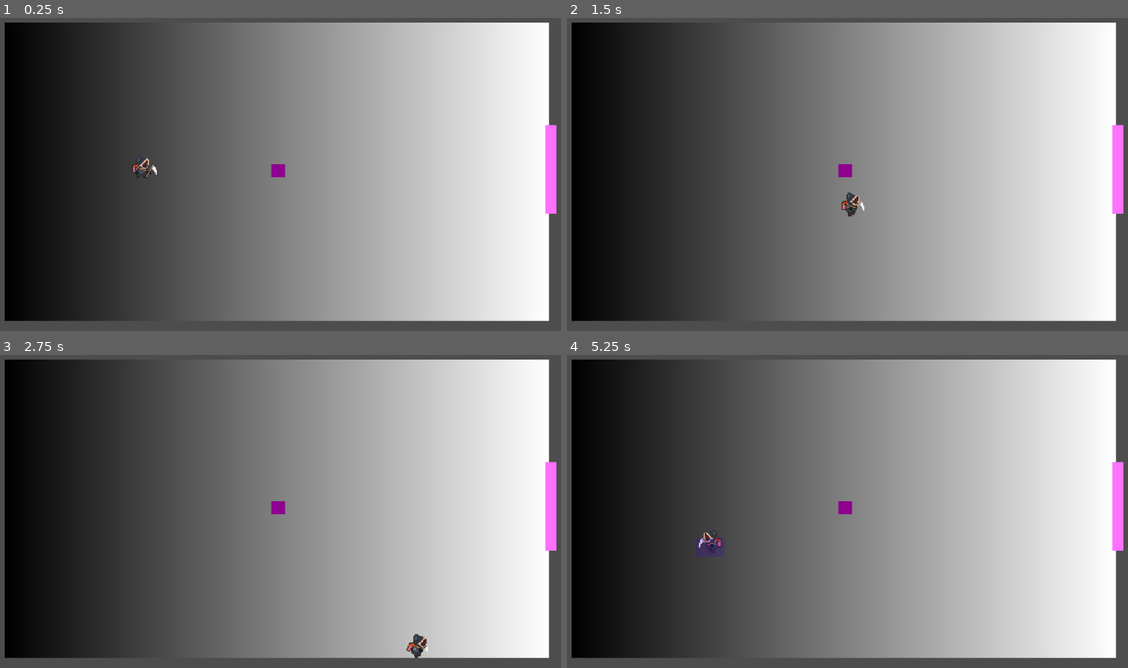
Above: before the commit, frames 1-4 (two rows, left to right).
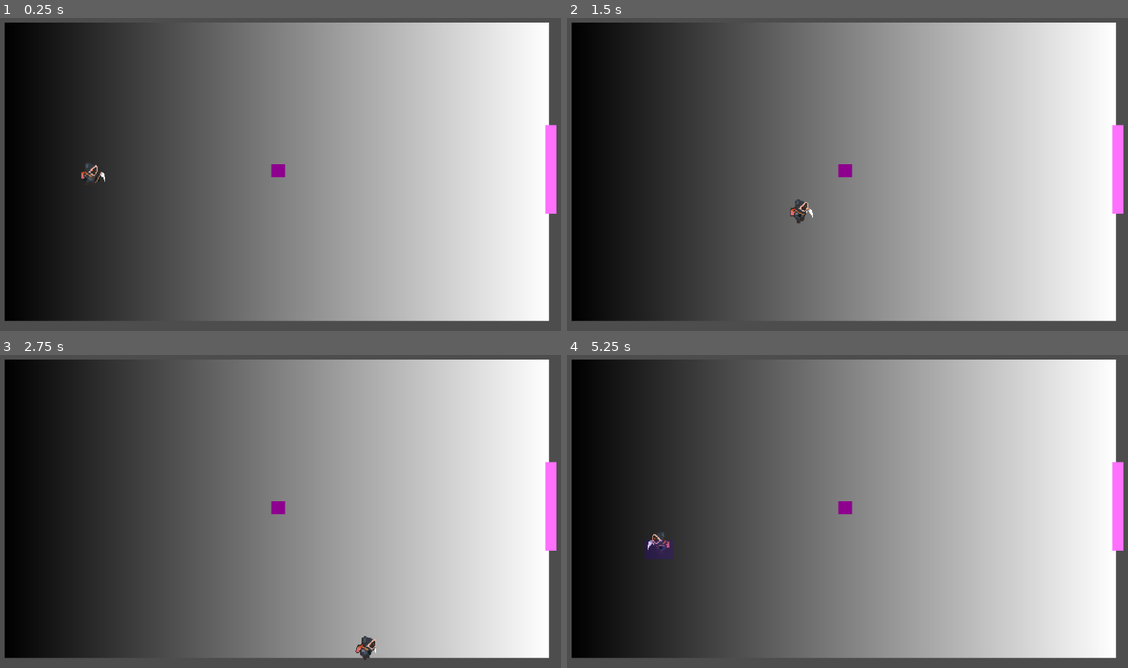
Above: after the commit, the same moments.

Repository: mabanana/MagicPE
Game: Godot game, scene res://Scenes/GameScenes/Test1.tscn
The game is run twice, just before and just after one commit, with the same random seed, the same clock (stepped at 60 frames per second) and the same inputs.
Inputs (mouse positions are in pixels of both pictures, inside the frame that each line leads up to):
- Up to frame 1 (0.25 s): no input
- Up to frame 2 (1.5 s): tap Enter (ui_accept) at 0.5, 0.77 s; move the mouse to (976, 152) at 0.52 s; press the mouse at (976, 152) at 0.53 s; hold Right (ui_right) 0.53-1.28 s; move the mouse to (724, 187) at 1.27 s; release the mouse at (724, 187) at 1.28 s; hold Down (ui_down) from 1.28 s (still down); right-click (724, 187) at 1.35 s
- Up to frame 3 (2.75 s): tap Enter (ui_accept) at 1.52 s; move the mouse to (336, 433) at 2.02 s; release Down (ui_down) at 2.03 s; press the mouse at (336, 433) at 2.03 s; hold Right (ui_right) from 2.03 s (still down)
- Up to frame 4 (5.25 s): move the mouse to (813, 574) at 2.77 s; release Right (ui_right) at 2.78 s; release the mouse at (813, 574) at 2.78 s; hold Up (ui_up) 2.78-3.53 s; right-click (813, 574) at 2.85 s; tap Enter (ui_accept) at 3.02, 3.77, 4.52 s; move the mouse to (1027, 558) at 3.52 s; press the mouse at (1027, 558) at 3.53 s; hold Left (ui_left) 3.53-5.03 s; move the mouse to (662, 455) at 4.27 s; release the mouse at (662, 455) at 4.28 s; right-click (662, 455) at 4.35 s; move the mouse to (875, 508) at 5.02 s; press the mouse at (875, 508) at 5.03 s; hold Down (ui_down) from 5.03 s (still down)

The runs differ from the first frame. In frame 1, 0.2% of the frame differs, in the area x 14-28%, y 44-53%; in frame 2, 0.4%; in frame 3, 0.4%; in frame 4, 0.6%, in the area x 13-28%, y 56-66%.

Commit message:
Add player spawn to test1

Diff:
--- a/Scenes/Entities/BackpackMan.tscn
+++ b/Scenes/Entities/BackpackMan.tscn
@@ -1,22 +1,15 @@
-[gd_scene load_steps=8 format=3 uid="uid://8ejq0yncv5il"]
+[gd_scene load_steps=4 format=3 uid="uid://8ejq0yncv5il"]
 
 [ext_resource type="Script" path="res://Scripts/Defaults/PlayerEnitity.gd" id="1_ua6g4"]
 [ext_resource type="Texture2D" uid="uid://p8oangltkhq6" path="res://Assets/Sprites/reaper-player-idle-Sheet.png" id="2_hbupl"]
-[ext_resource type="PackedScene" uid="uid://d0feahrh5khsl" path="res://Scenes/Components/soccer_state_machine.tscn" id="3_45bf4"]
-[ext_resource type="PackedScene" uid="uid://c05my18mguoq8" path="res://Scenes/Components/backpack_man_animation_tree.tscn" id="4_s2knk"]
-[ext_resource type="PackedScene" uid="uid://dywh1r04mpf0h" path="res://Scenes/Components/soccer_component.tscn" id="5_wg0rc"]
-[ext_resource type="PackedScene" uid="uid://dy8wxelhw7hmu" path="res://Scenes/Components/trickster_component.tscn" id="6_quygy"]
 
 [sub_resource type="RectangleShape2D" id="RectangleShape2D_dh0tf"]
 size = Vector2(22, 25)
 
-[node name="BackPackMan" type="CharacterBody2D" node_paths=PackedStringArray("state_machine", "animation_tree", "sprite_2d", "char_component")]
+[node name="BackPackMan" type="CharacterBody2D" node_paths=PackedStringArray("sprite_2d")]
 collision_mask = 5
 script = ExtResource("1_ua6g4")
-state_machine = NodePath("CharacterStateMachine")
-animation_tree = NodePath("BackpackManAnimationTree")
 sprite_2d = NodePath("Sprite")
-char_component = NodePath("TricksterComponent")
 
 [node name="CollisionShape2D" type="CollisionShape2D" parent="."]
 position = Vector2(-1, 3.5)
@@ -25,12 +18,4 @@
 [node name="Sprite" type="Sprite2D" parent="."]
 texture = ExtResource("2_hbupl")
 hframes = 4
-
-[node name="CharacterStateMachine" parent="." instance=ExtResource("3_45bf4")]
-
-[node name="BackpackManAnimationTree" parent="." instance=ExtResource("4_s2knk")]
-
-[node name="SoccerComponent" parent="." instance=ExtResource("5_wg0rc")]
-
-[node name="TricksterComponent" parent="." instance=ExtResource("6_quygy")]
-duration = 3
+frame = 3
--- /dev/null
+++ b/Scenes/GameScenes/DefaultGameScene.gd
@@ -0,0 +1,21 @@
+extends Node2D
+class_name GameScene
+
+@export var game_component: PackedScene
+@export var state_machine_component: PackedScene
+@export var character_component: PackedScene
+@export var animation_tree_component: PackedScene
+var backpackman = preload("res://Scenes/Entities/BackpackMan.tscn")
+# Called when the node enters the scene tree for the first time.
+func _ready():
+	var player = backpackman.instantiate()
+	player.game_component_scene = game_component
+	player.state_machine_scene = state_machine_component
+	player.animation_tree_scene = animation_tree_component
+	player.char_component_scene = character_component
+	player.global_position = get_node("PlayerSpawn").global_position
+	add_child(player)
+
+# Called every frame. 'delta' is the elapsed time since the previous frame.
+func _process(delta):
+	pass
--- a/Scenes/GameScenes/Test1.tscn
+++ b/Scenes/GameScenes/Test1.tscn
@@ -1,8 +1,12 @@
-[gd_scene load_steps=7 format=3 uid="uid://ib4xlod7bufl"]
+[gd_scene load_steps=11 format=3 uid="uid://ib4xlod7bufl"]
 
-[ext_resource type="PackedScene" uid="uid://8ejq0yncv5il" path="res://Scenes/Entities/BackpackMan.tscn" id="1_yqem5"]
+[ext_resource type="Script" path="res://Scenes/GameScenes/DefaultGameScene.gd" id="1_ktq6v"]
 [ext_resource type="PackedScene" uid="uid://lnfoibag74he" path="res://Scenes/Entities/Ball.tscn" id="2_5xotj"]
+[ext_resource type="PackedScene" uid="uid://dywh1r04mpf0h" path="res://Scenes/Components/soccer_component.tscn" id="2_ublvv"]
 [ext_resource type="Script" path="res://Scripts/Objects/TestGoal.gd" id="3_kci6y"]
+[ext_resource type="PackedScene" uid="uid://d0feahrh5khsl" path="res://Scenes/Components/soccer_state_machine.tscn" id="3_tmon2"]
+[ext_resource type="PackedScene" uid="uid://dy8wxelhw7hmu" path="res://Scenes/Components/trickster_component.tscn" id="4_v807p"]
+[ext_resource type="PackedScene" uid="uid://c05my18mguoq8" path="res://Scenes/Components/backpack_man_animation_tree.tscn" id="5_8hr0d"]
 
 [sub_resource type="Gradient" id="Gradient_u5fxn"]
 
@@ -13,6 +17,11 @@
 size = Vector2(12, 93)
 
 [node name="Test1" type="Node2D"]
+script = ExtResource("1_ktq6v")
+game_component = ExtResource("2_ublvv")
+state_machine_component = ExtResource("3_tmon2")
+character_component = ExtResource("4_v807p")
+animation_tree_component = ExtResource("5_8hr0d")
 
 [node name="Court" type="RigidBody2D" parent="."]
 collision_layer = 4
@@ -28,9 +37,6 @@
 [node name="Polygon2D" type="CollisionPolygon2D" parent="Court"]
 position = Vector2(1, -0.999992)
 polygon = PackedVector2Array(-288, -154, 287, -155, 288, 162, -290, 162, -289, -154, -314, -155, -313, 189, 324, 183, 322, -187, 221.298, -187, -314, -187, -314, -155)
-
-[node name="BackPackMan" parent="." instance=ExtResource("1_yqem5")]
-position = Vector2(-142, -7)
 
 [node name="Camera2D" type="Camera2D" parent="."]
 zoom = Vector2(1.8, 1.8)
@@ -58,4 +64,7 @@
 offset_right = 40.0
 offset_bottom = 40.0
 
+[node name="PlayerSpawn" type="Marker2D" parent="."]
+position = Vector2(-196, 0)
+
 [connection signal="body_entered" from="Area2D" to="Area2D" method="_on_body_entered"]
--- a/Scripts/Defaults/PlayerEnitity.gd
+++ b/Scripts/Defaults/PlayerEnitity.gd
@@ -2,17 +2,44 @@
 class_name PlayerEntity
 
 @export var move_speed: int = 200
-@export var state_machine: CharacterStateMachine
-@export var animation_tree: AnimationTree
 @export var sprite_2d: Sprite2D
-@export var char_component: CharacterComponent
+
+var state_machine: CharacterStateMachine
+var animation_tree: AnimationTree
+var char_component: CharacterComponent
+var game_component: GameComponent
+
+var char_component_scene: PackedScene
+var animation_tree_scene: PackedScene
+var state_machine_scene: PackedScene
+var game_component_scene: PackedScene
+
 var blend_position: Vector2
 var x_direction: int
 var y_direction: int
 var facing: int = 1
 
 func _ready():
-	pass
+	var component_scene_list = [
+	game_component_scene,
+	animation_tree_scene,
+	char_component_scene,
+	state_machine_scene ]
+
+	for scene in component_scene_list:
+		var inst = scene.instantiate()
+		add_child(inst)
+
+	for child in get_children():
+		if child is AnimationTree:
+			animation_tree = child
+		elif child is GameComponent:
+			game_component = child
+		elif child is CharacterStateMachine:
+			state_machine = child
+		elif child is CharacterComponent:
+			char_component = child
+
 
 func _physics_process(delta):
 	x_direction = Input.get_axis("ui_left", "ui_right")
